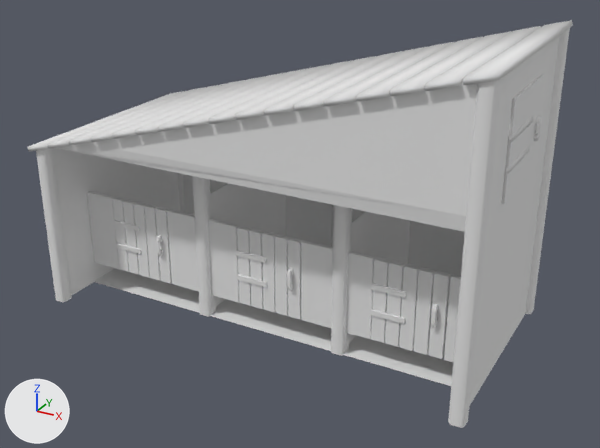
The FBX model buildings/stables/3d/stable/stable_lowpoly.fbx: old version first, new version second.
Camera for both pictures: a camera (50 mm lens) standing at (2.65, -4.56, 2.96) and looking at (0.16, -0.03, 0.7). The axes (+X, +Y, +Z) are drawn at lower left. The lights are the same throughout. Vertices at the same position are counted once.

Objects in the first picture: 'door_1', 'door_2', 'door_3', 'dore_4', 'stable', 'wall'.
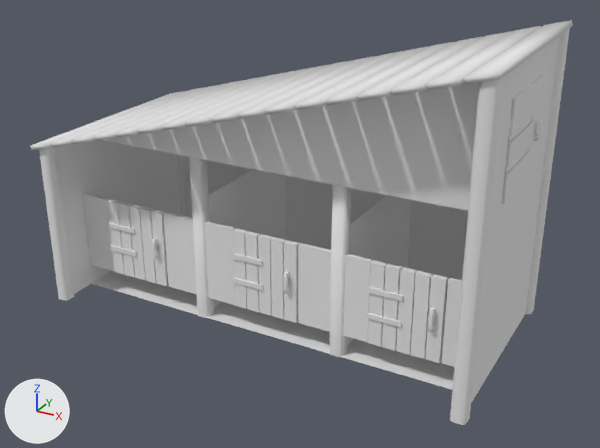
The newer file is also turned or shifted as a whole; pictures and numbers use the older file's frame.

What differs and where, as boxes (x1, y1, x2, y2) in the pictures (600 x 448 px):
'stable', reshaped
    before: (28, 20, 573, 428)
    after: (30, 20, 573, 425)
'wall', moved
    before: (87, 191, 461, 362)
    after: (83, 193, 462, 367)
'door_3', moved
    before: (370, 257, 451, 359)
    after: (367, 260, 448, 363)
'door_2', moved
    before: (236, 226, 303, 320)
    after: (232, 228, 299, 323)
'door_1', moved
    before: (112, 197, 172, 284)
    after: (108, 199, 168, 286)

Patch to the scene script:
```diff
--- a/buildings/stables/3d/stable/stable_lowpoly.fbx.py
+++ b/buildings/stables/3d/stable/stable_lowpoly.fbx.py
@@ me_plane_001 @@
 # used by ob_stable; location = (0.173, 0.135, 0.932)
-me_plane_001.from_pydata(...)  # 553 vertices, 295 faces; spans x -1.73..1.44, y -0.87..0.72, z -0.93..1.11
+me_plane_001.from_pydata(...)  # 553 vertices, 297 faces; spans x -1.73..1.44, y -0.85..0.72, z -0.93..1.11
+# me_plane_001 part 1
+# 72 vertices in x -1.73..1.44, y -0.87..-0.76, z -0.93..1.11 move by (0.0, 0.02, 0.0)
+# 44 vertices in x -1.69..1.43, y -0.86..-0.76, z -0.93..1.08 move by (0.0, 0.03, 0.0)
+# 32 vertices in x -0.64..0.5, y -0.51..-0.42, z -0.93..0.32 move by (0.0, -0.02, 0.0)
+# 18 vertices in x -1.64..1.38, y -0.51..-0.43, z -0.93..0.32 move by (0.0, -0.03, 0.0)
+# 8 vertices in x 0.11..1.38, y -0.84, z 0.74..1.07 move by (0.0, 0.29, 0.0)
+# 5 vertices in x -0.67..1.38, y -0.84, z 0.35..0.64 move by (0.0, 0.3, 0.0)
+# 8 vertices move from x -1.65..1.38, y -0.84..-0.82, z 0.26..0.64 to x -1.65..1.38, y -0.54, z 0.26..0.63
+# 2 new faces join them, mat_material_003 (white #e7e7e7)
 me_plane_001.materials.append(mat_material_006)
@@ ob_door_3 @@
 ob_door_3 = bpy.data.objects.new('door_3', me_cube_037)
-ob_door_3.location = (1.135, -0.345, 0.452)
+ob_door_3.location = (1.135, -0.395, 0.452)
@@ ob_door_2 @@
 ob_door_2 = bpy.data.objects.new('door_2', me_cube_036)
-ob_door_2.location = (0.144, -0.345, 0.452)
+ob_door_2.location = (0.144, -0.395, 0.452)
@@ ob_door_1 @@
 ob_door_1 = bpy.data.objects.new('door_1', me_cube_034)
-ob_door_1.location = (-0.917, -0.345, 0.452)
+ob_door_1.location = (-0.917, -0.395, 0.452)
@@ ob_wall @@
 ob_wall = bpy.data.objects.new('wall', me_plane_009)
-ob_wall.location = (0.08, -0.328, 0.445)
+ob_wall.location = (0.08, -0.371, 0.445)
```
